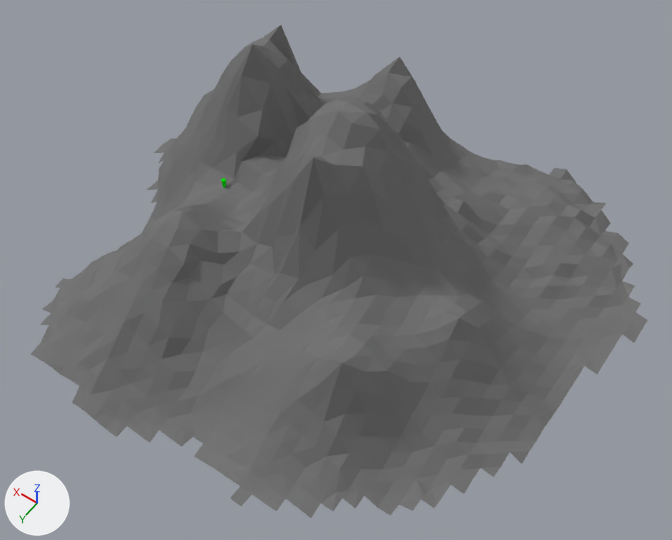
An edit to the Blender file Графика/Военная_база/каркас.blend, drawn before and after from the same camera.
Before and after are seen from a 50 mm lens placed at (-5.71, 8.51, 13.81), pointed at (-0.22, 0.83, 1.74). The axes (+X, +Y, +Z) are drawn at lower left. The lights are the same throughout.
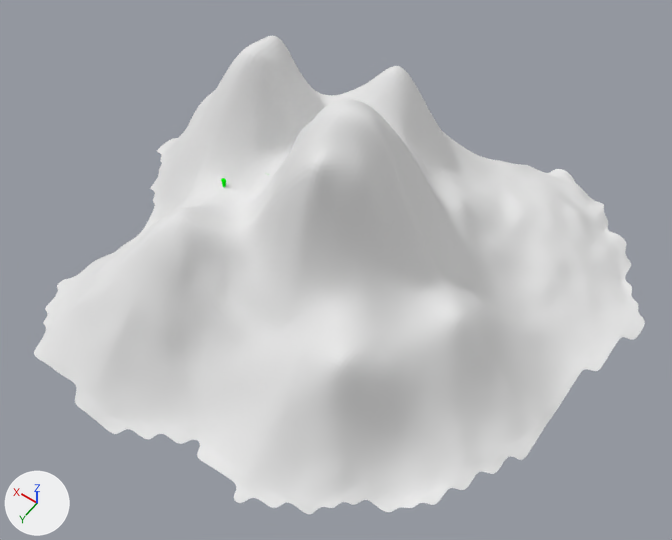
What differs and where, as boxes [x1, y1, x2, y2] in the pictures (672 x 540 px):
'Plane', recoloured, modifiers changed (grey to white)
    before: [31, 25, 648, 518]
    after: [34, 36, 645, 514]

Patch to the scene script:
```diff
--- a/Графика/Военная_база/каркас.blend.py
+++ b/Графика/Военная_база/каркас.blend.py
@@ mat_material @@
+mat_material = diffuse_material('Material')
+mat_material.base_color = (0.8, 0.8, 0.8)  # white #e7e7e7
@@ me_plane @@
 me_plane.from_pydata(...)  # 1324 vertices, 1243 faces; spans x -0.594..0.677, y -0.562..0.594, z 0.001..0.615
-me_plane.materials.append(mat_material_002)  # grey #777777
+me_plane.materials.append(mat_material)  # white #e7e7e7
@@ ob_plane @@
 ob_plane.scale = (7.89, 7.89, 7.89)
+_m = ob_plane.modifiers.new('Subsurf', 'SUBSURF')
```
